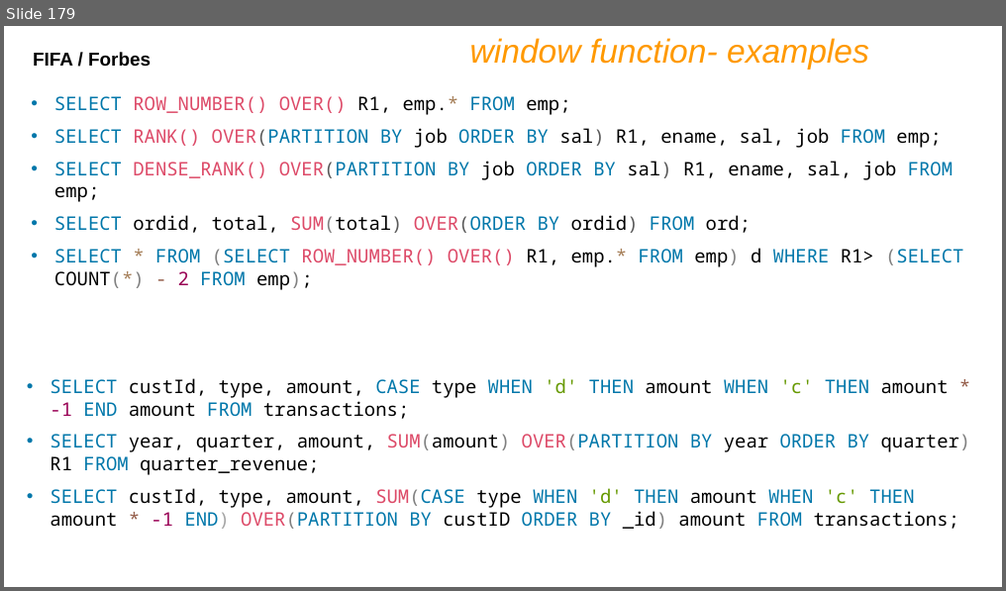
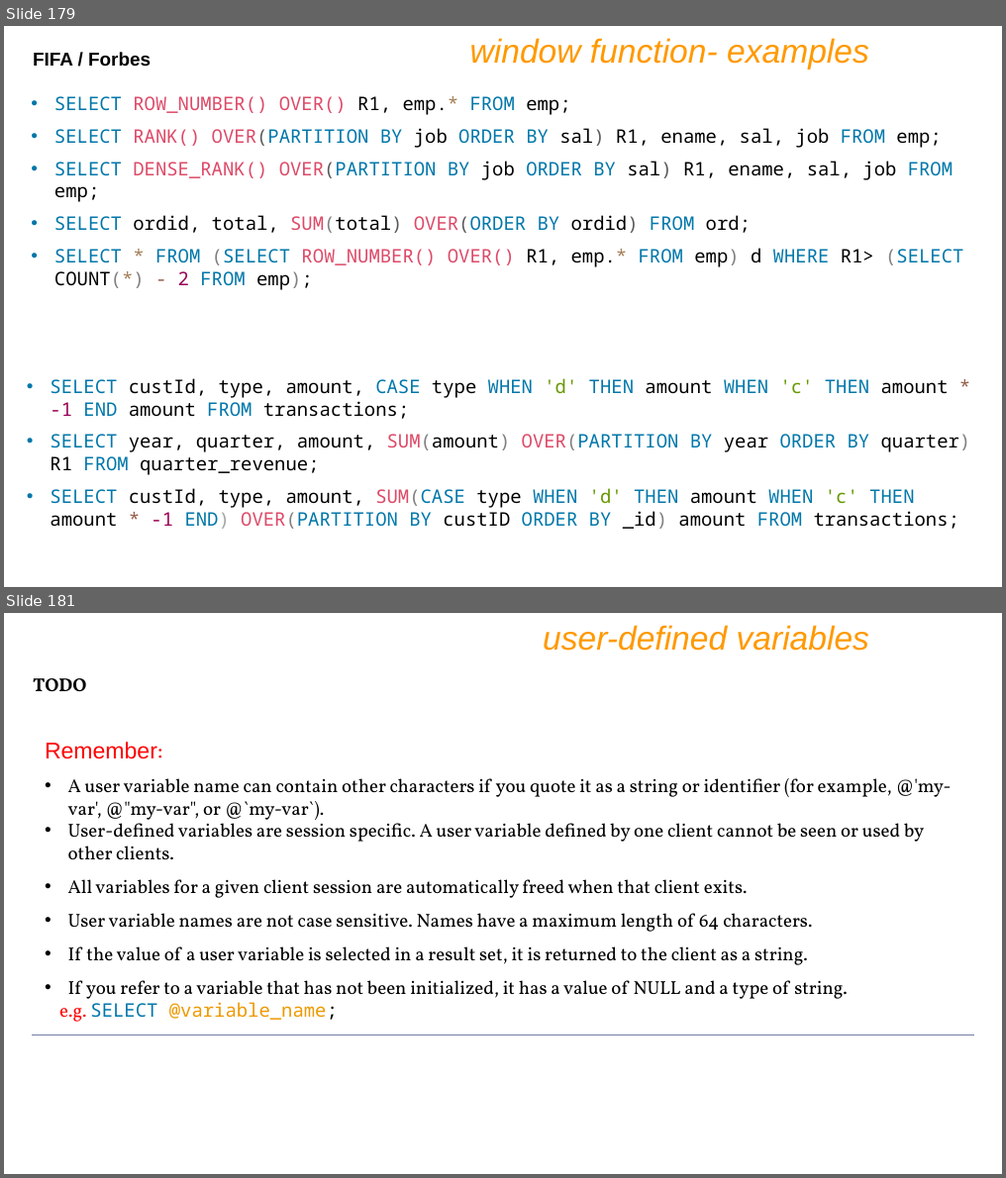
Before and after one commit to shubhamlokhande2147/CDAC-Buddy, a slide deck: DBT/IET MySQL PPT Ver9.pptx. Shown one above the other, each under a label of ours: slide 179 before the commit, slides 179 and 181 after it; the slides between them are not shown. The pictures are 1006x591 and 1006x1178 pixels, drawn with LibreOffice and Linux fonts; fonts in the diff are those of the drawing. Boxes give left, top, right and bottom in pixels: in the first picture for what was removed or moved away, otherwise in the second. Text is boxed around its words. In the diff, an @@ line names an element or a change of style, - is before the commit and + after.

```diff
--- a/DBT/IET MySQL PPT Ver9.pptx
+++ b/DBT/IET MySQL PPT Ver9.pptx
@@ slide 181 added at bbox=[4, 613, 1002, 1174], background #FFFFFF @@
@@ text added at bbox=[543, 625, 869, 651], 32 pt, text #FF9900, italic @@
+user-defined variables
@@ text added at bbox=[33, 678, 86, 691], 18 pt, text #000000, bold @@
+TODO
@@ text added at bbox=[45, 742, 951, 1022], 18 pt, text #000000 @@
+Remember:
+• A user variable name can contain other characters if you quote it as a string or identifier (for example, @'my-var', @"my-var", or @`my-var`).
+• User-defined variables are session specific. A user variable defined by one client cannot be seen or used by other clients.
+• All variables for a given client session are automatically freed when that client exits.
+• User variable names are not case sensitive. Names have a maximum length of 64 characters.
+• If the value of a user variable is selected in a result set, it is returned to the client as a string.
+• If you refer to a variable that has not been initialized, it has a value of NULL and a type of string.
+e.g. SELECT @variable_name;
@@ line added from (32, 1035) to (975, 1035), #727CA3 0.75 pt @@
```
Also in this commit, not shown: 13 slides changed, 51 other slides added, 1 other file.
